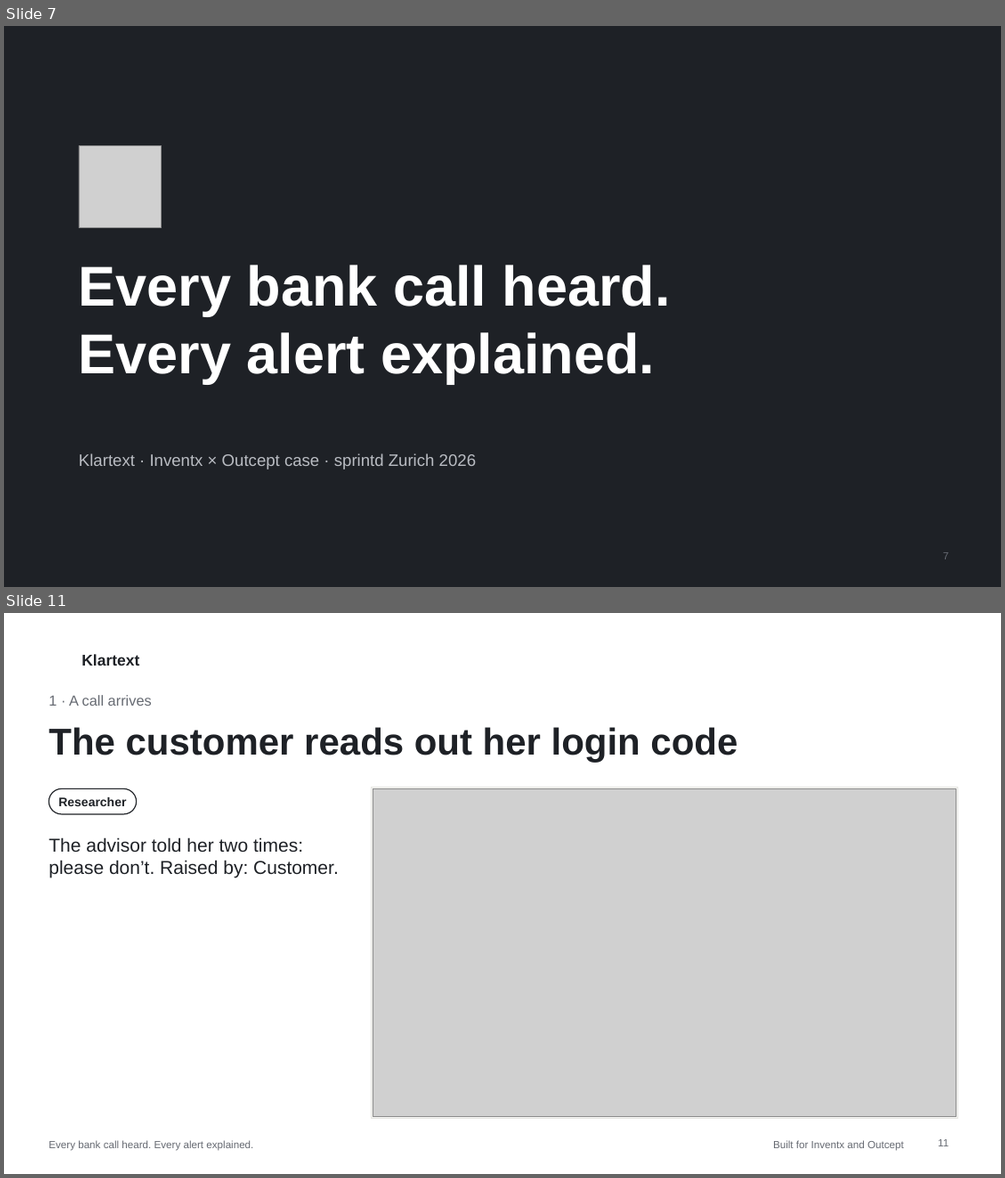
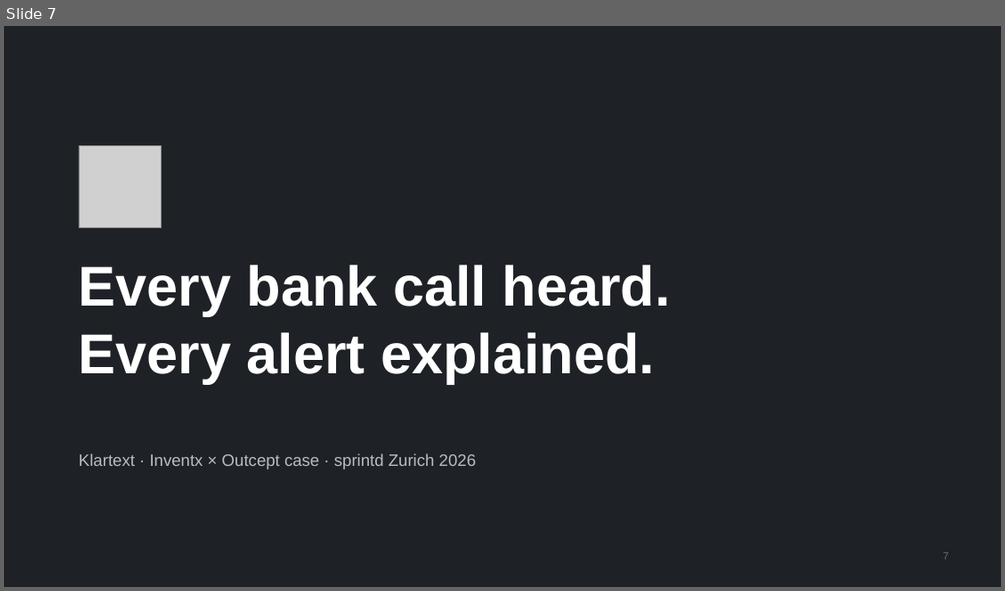
Before and after one commit to arit18s/Klartext, a slide deck: docs/pitch/klartext-pitch.pptx. Shown one above the other, each under a label of ours: slides 7 and 11 before the commit, slide 7 after it; the slides between them are not shown. The pictures are 1005x1178 and 1005x591 pixels, drawn with LibreOffice and Linux fonts; fonts in the diff are those of the drawing; grey boxes stand for pictures; background and template pictures are left out. Boxes give left, top, right and bottom in pixels: in the first picture for what was removed or moved away, otherwise in the second. Text is boxed around its words. In the diff, an @@ line names an element or a change of style, - is before the commit and + after.

```diff
--- a/docs/pitch/klartext-pitch.pptx
+++ b/docs/pitch/klartext-pitch.pptx
@@ slide 11 removed at (4,613,1001,1174), background #FFFFFF @@
@@ text removed at (81,654,139,666) @@
-Klartext
@@ text removed at (48,695,152,706) @@
-1 · A call arrives
@@ title removed at (48,727,737,763) @@
-The customer reads out her login code
@@ rounded rectangle removed at (48,788,137,814) @@
@@ text removed at (58,797,126,806) @@
-Researcher
@@ rectangle removed at (372,787,957,1119) @@
@@ picture removed at (372,788,956,1117) @@
@@ text removed at (48,837,339,878) @@
-The advisor told her two times: please don’t. Raised by: Customer.
@@ text removed at (48,1140,253,1150) @@
-Every bank call heard. Every alert explained.
@@ text removed at (773,1140,904,1150) @@
-Built for Inventx and Outcept
@@ page number removed at (938,1139,948,1146) @@
-11
```
Also in this commit, not shown: 10 other slides removed, 1 other file.
